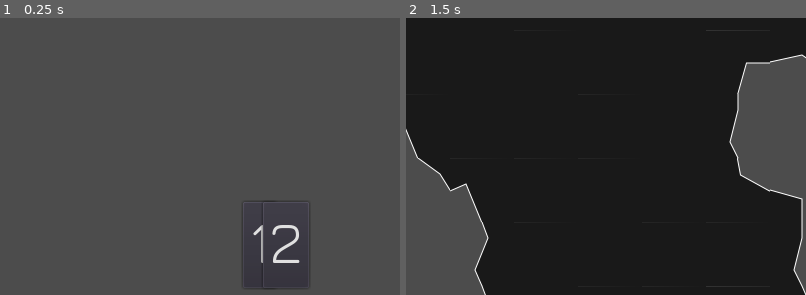
Above: before the commit, frames 1-2 (left to right).
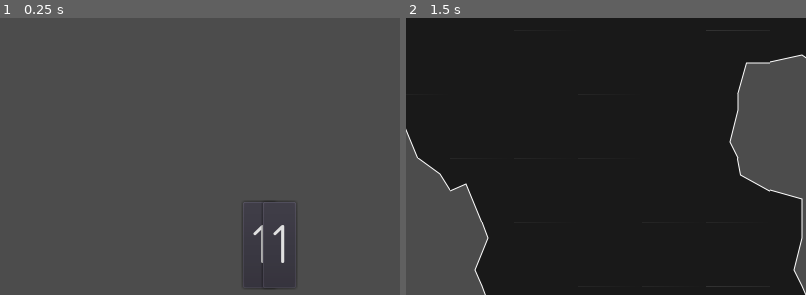
Above: after the commit, the same moments.

Repository: paulmasri/godot-experiments
Game: Godot game, scene res://Main.tscn
Same seed, same stepped clock (60 frames per second), same inputs: the game is played once before the commit and once after it.
Inputs:
- Up to frame 1 (0.25 s): no input
- Up to frame 2 (1.5 s): click "1" at 0.5 s; tap Enter at 1.25 s
The pictures show only the part of the screen within x 18-68%, y 21-71%; the shares and areas given below are measured in that part.

The runs differ from the first frame. In frame 1, 0.4% of the frame differs, in the area x 68-77%, y 66-98%; in frame 2, nothing differs.
Error after the commit: Invalid set index 'text' (on base: 'null instance') with value of type 'String'. (res://LevelSelectButton.gd:11)

Commit message:
LevelSelectButton: remove CenterContainer

Diff:
--- a/switch-between-levels-and-hub/LevelSelectButton.tscn
+++ b/switch-between-levels-and-hub/LevelSelectButton.tscn
@@ -8,13 +8,9 @@
 margin_bottom = 90.0
 script = ExtResource( 1 )
 
-[node name="CenterContainer" type="CenterContainer" parent="."]
+[node name="Button" type="Button" parent="."]
 anchor_right = 1.0
 anchor_bottom = 1.0
-
-[node name="Button" type="Button" parent="CenterContainer"]
-margin_right = 90.0
-margin_bottom = 90.0
 custom_fonts/font = ExtResource( 2 )
 text = "1"
-[connection signal="pressed" from="CenterContainer/Button" to="." method="_on_Button_pressed"]
+[connection signal="pressed" from="Button" to="." method="_on_Button_pressed"]
